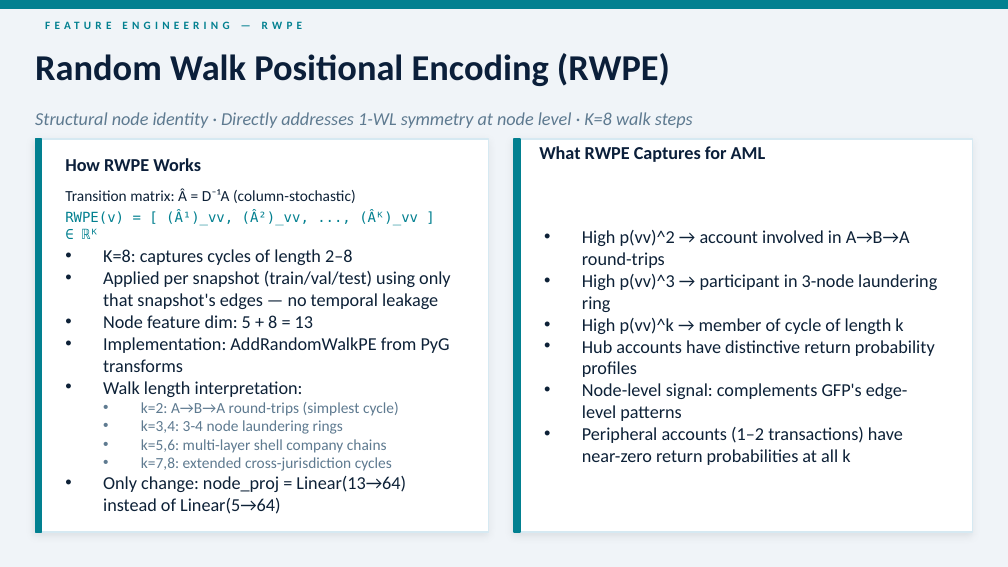
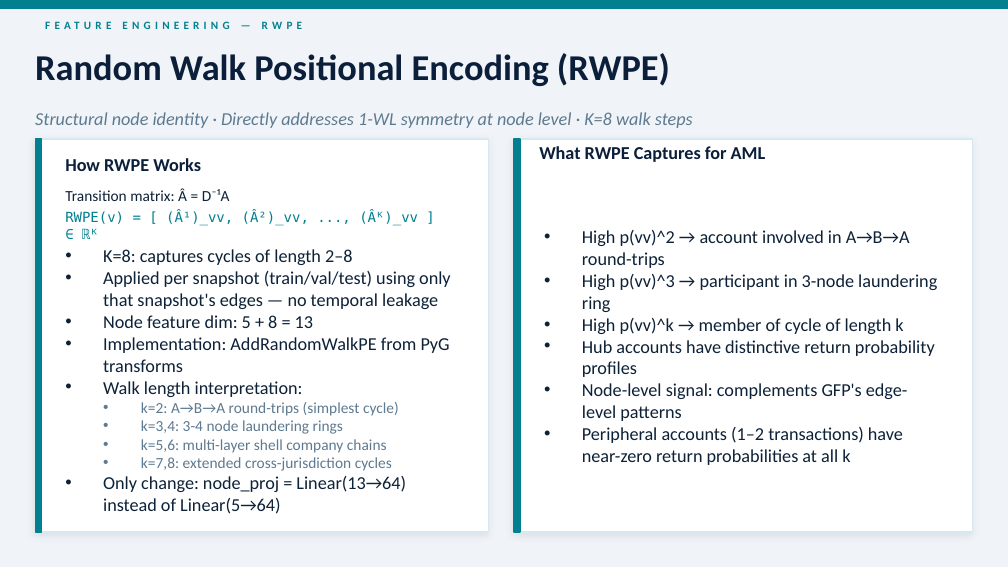
Before and after one commit to sandrokhizanishvili/AML_GNN_GMA, a slide deck: slide 14 of AML_GNN_Presentation_v2.pptx. Drawn at 1008x567 pixels with LibreOffice and Linux fonts; fonts in the diff are those of the drawing. Boxes give left, top, right and bottom in pixels: in the first picture for what was removed or moved away, otherwise in the second. Text is boxed around its words. In the diff, an @@ line names an element or a change of style, - is before the commit and + after.

```diff
--- a/AML_GNN_Presentation_v2.pptx
+++ b/AML_GNN_Presentation_v2.pptx
@@ text at [65, 188, 230, 201]: text changed @@
-Transition matrix: Â = D⁻¹A (column-stochastic)
+Transition matrix: Â = D⁻¹A
```
Also in this commit, not shown: 3 other slides changed, 20 other files.
